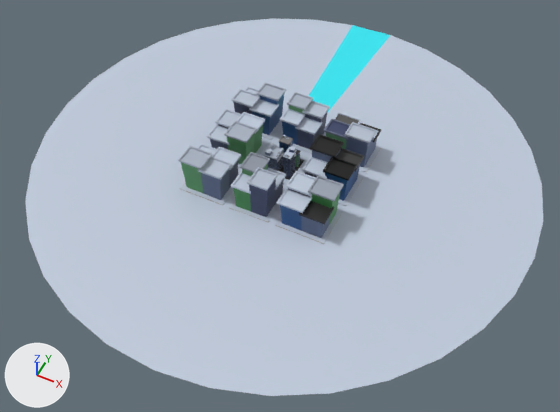
The Blender file Blender files/RoofCityRoofs.blend, before and after one commit.
Before and after are seen from a 50 mm camera at (513.0, -1110.0, 1217.0) aimed at (8.0, -100.0, -46.0). Arrows for +X, +Y and +Z are at lower left; the lights stay in place.

Objects in the first picture: 'building 1'.
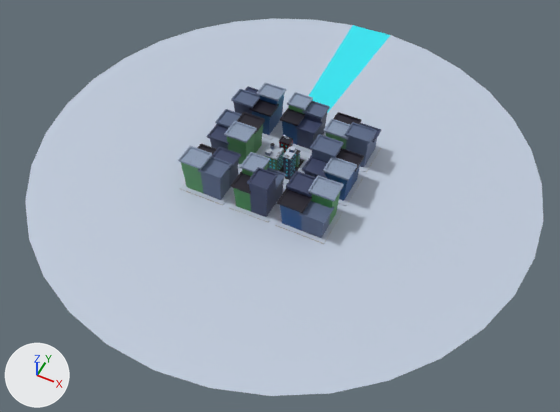
Changed parts and their boxes [x1, y1, x2, y2] in the pictures (560 x 412 px):
part 1 of me_cube, surface changed (grey to blue): [178, 82, 381, 225] in both

Edits to the bpy script that builds the scene:
```text
Change me_cube:
    where me_cube.from_pydata(...)  # 1462 vertices, 1450 faces; spans x -583.0..541.0, y -577.0..548.0, z -24.0..72.0
    used by ob_building_1; parent = ob_building_1_1; location = (-1.468, -0.21, 10.54)
    me_cube part 1: texture (UV) coordinates of 593 of 1450 faces, centred in x -190.0..147.0, y -174.0..132.0, z -16.0..72.0, changed; they spanned u 0.24..0.8, v 0.27..0.75 and now span u 0.01..0.66, v 0.0..0.99
Change ob_window_118:
    ob_window_118: bpy.data.objects.new('window.118', me_cube_053) -> bpy.data.objects.new('window.118', me_cube_063)
Change ob_window_129:
    ob_window_129: bpy.data.objects.new('window.129', me_cube_054) -> bpy.data.objects.new('window.129', me_cube_063)
Change ob_window_130:
    ob_window_130: bpy.data.objects.new('window.130', me_cube_054) -> bpy.data.objects.new('window.130', me_cube_063)
```
